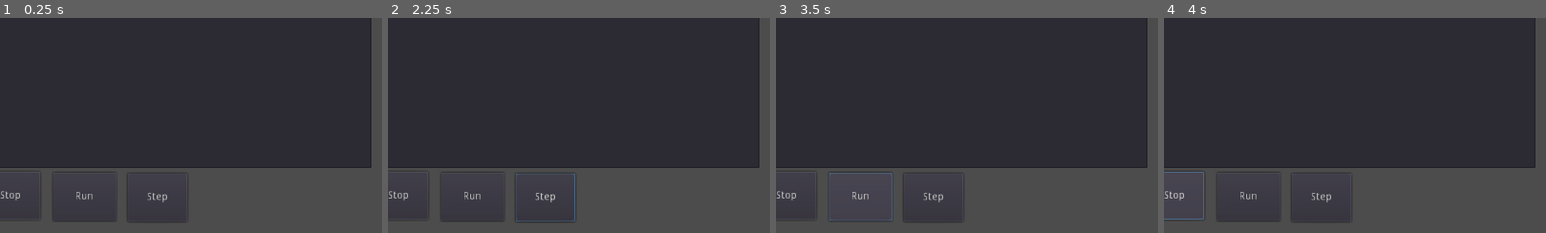
Above: before the commit, frames 1-4 (left to right).
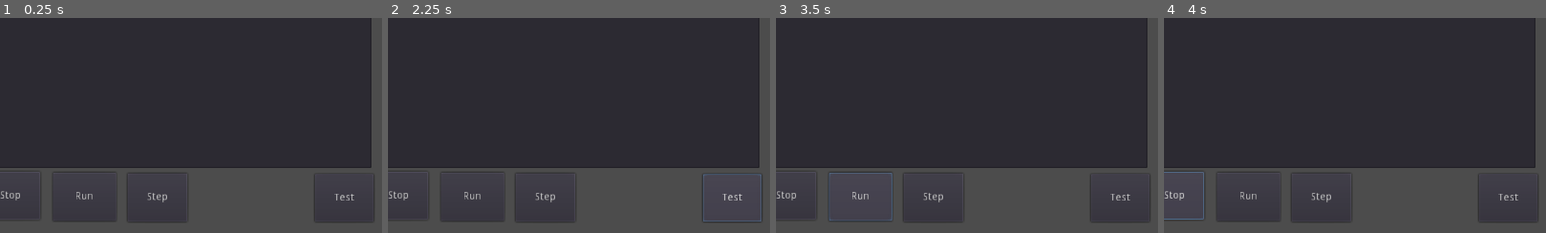
Above: after the commit, the same moments.

Repository: dulsi/LearningBasic
Game: Godot game, scene res://basic.tscn
The game is run twice, just before and just after one commit, with the same random seed, the same clock (stepped at 60 frames per second) and the same inputs.
Inputs (mouse positions are % of the whole screen's width and height, from its top left):
- Up to frame 1 (0.25 s): no input
- Up to frame 2 (2.25 s): click (26, 42) at 0.52 s; type "Alex" at 0.6 s; click (65, 25) at 0.75 s; type "12" at 0.83 s; click (66, 69) at 0.98 s; type "12" at 1.07 s; click "Step" at 1.25 s; click (49, 92) at 2 s, where only the run after the commit has a clickable "Test"
- Up to frame 3 (3.5 s): click "Run" at 2.75 s
- Up to frame 4 (4 s): click "Stop" at 3.5 s
The pictures show only the part of the screen within x 4-54%, y 50-100%; the shares and areas given below are measured in that part.

The runs differ from the first frame. In frame 1, 0.2% of the frame differs, in the area x 82-98%, y 74-96%; in frame 2, 0.6%, in the area x 33-98%, y 72-96%; in frame 3, 0.2%; in frame 4, 0.2%.
Error after the commit: Attempt to call function 'new' in base 'null instance' on a null instance. (res://basic.gd:644)

Commit message:
Start adding test infrastructure.

Diff:
--- a/basic.gd
+++ b/basic.gd
@@ -1,4 +1,6 @@
 extends TextEdit
+
+var InputTest = load("res://inputtest.gd")
 
 var running = 0
 signal output_screen(t)
@@ -6,6 +8,10 @@
 
 #input
 var input
+var test_data = [
+	{ "input" : [["4"], ["-12"], ["100"], ["-9"], ["-100"], ["23"], ["-12"], ["45"], ["56"], ["111"], ["-55"], ["-100"], ["-18"], ["-10"], ["1024"], ["-999"], ["1"], ["0"]], "output" : "4 100\n23 45\n56 111\n1024 1\n"}
+]
+var current_test = 0
 
 #tokenizer
 var program = []
@@ -375,7 +381,8 @@
 			out = out + " "
 		else:
 			break
-	emit_signal("output_screen", out + "\n")
+	if running == 1:
+		emit_signal("output_screen", out + "\n")
 	acceptend()
 
 func end_statement():
@@ -604,8 +611,11 @@
 	if !ubasic_finished():
 		ubasic_run()
 	if ubasic_finished():
-		_on_Stop_pressed()
-	elif running == 1:
+		if running == 2:
+			next_test()
+		else:
+			_on_Stop_pressed()
+	elif running > 0:
 		var line = find_line()
 		select(line, 0, line, 1000)
 
@@ -614,8 +624,11 @@
 	if !ubasic_finished():
 		ubasic_run()
 	if ubasic_finished():
-		_on_Stop_pressed()
-	elif running == 1:
+		if running == 2:
+			next_test()
+		else:
+			_on_Stop_pressed()
+	elif running > 0:
 		var line = find_line()
 		select(line, 0, line, 1000)
 
@@ -624,3 +637,25 @@
 	running = 0
 	deselect()
 	$NextStep.stop()
+
+
+func _on_Test_pressed():
+	current_test = 0
+	var test_input = InputTest.new()
+	test_input.data = test_data[current_test]["input"]
+	emit_signal("clear_screen")
+	ubasic_init(test_input)
+	running = 2
+	_on_Run_pressed()
+
+func next_test():
+	_on_Stop_pressed()
+	if test_data[current_test]["output"] != get_parent().get_node("RightPanel").get_node("WorkTab").get_node("OutputScreen").text:
+		print("Test Failed")
+	emit_signal("clear_screen")
+	current_test = current_test + 1
+	if current_test < test_data.size():
+		var test_input = InputTest.new()
+		test_input.data = test_data[current_test]["input"]
+		ubasic_init(test_input)
+		running = 2
--- a/basic.tscn
+++ b/basic.tscn
@@ -169,6 +169,16 @@
 "_edit_use_anchors_": false
 }
 
+[node name="Test" type="Button" parent="."]
+margin_left = 459.0
+margin_top = 497.0
+margin_right = 538.0
+margin_bottom = 561.0
+text = "Test"
+__meta__ = {
+"_edit_use_anchors_": false
+}
+
 [connection signal="clear_screen" from="TextEdit" to="RightPanel/WorkTab/OutputScreen" method="_on_clear_screen"]
 [connection signal="output_screen" from="TextEdit" to="RightPanel/WorkTab/OutputScreen" method="_on_add_text"]
 [connection signal="text_changed" from="TextEdit" to="TextEdit" method="_on_TextEdit_text_changed"]
@@ -178,3 +188,4 @@
 [connection signal="pressed" from="Stop" to="TextEdit" method="_on_Stop_pressed"]
 [connection signal="text_changed" from="RightPanel/WorkTab/InputScreen" to="TextEdit" method="_on_TextEdit_text_changed"]
 [connection signal="meta_clicked" from="RightPanel/Manual/RichTextLabel" to="RightPanel/Manual/RichTextLabel" method="_on_RichTextLabel_meta_clicked"]
+[connection signal="pressed" from="Test" to="TextEdit" method="_on_Test_pressed"]
--- a/project.godot
+++ b/project.godot
@@ -7,6 +7,16 @@
 ;   param=value ; assign values to parameters
 
 config_version=4
+
+_global_script_classes=[ {
+"base": "Node",
+"class": "InputTest",
+"language": "GDScript",
+"path": "res://inputtest.gd"
+} ]
+_global_script_class_icons={
+"InputTest": ""
+}
 
 [application]
 
